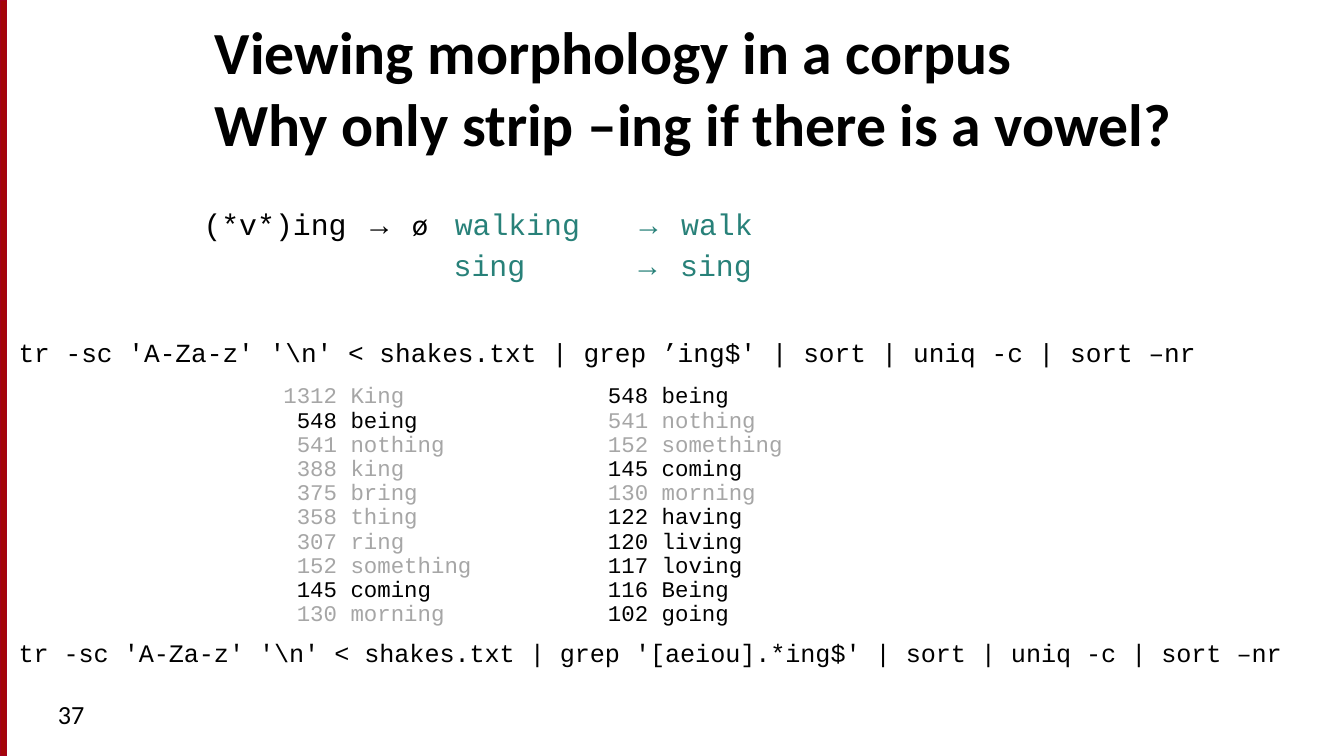
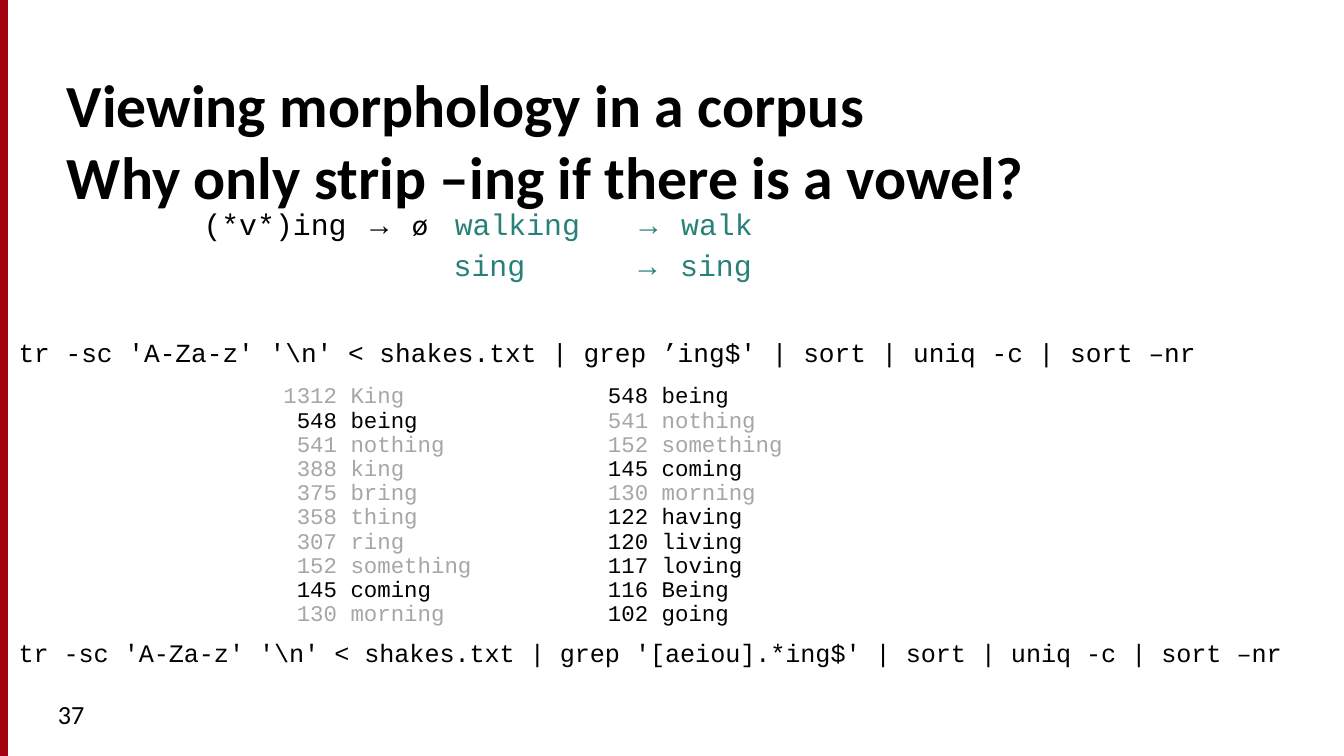
Before and after one commit to motazsaad/NLP-ICTS6361, a slide deck: slide 37 of textbooks/Speech and Language Processing/chapters/2_TextProc.pptx. Drawn at 1344x756 pixels with LibreOffice and Linux fonts; fonts in the diff are those of the drawing. Boxes give left, top, right and bottom in pixels: in the first picture for what was removed or moved away, otherwise in the second. Text is boxed around its words. In the diff, an @@ line names an element or a change of style, - is before the commit and + after.

```diff
--- a/textbooks/Speech and Language Processing/chapters/2_TextProc.pptx
+++ b/textbooks/Speech and Language Processing/chapters/2_TextProc.pptx
@@ text "Viewing morphology in a corpus ..." rewrapped from (215, 32, 1171, 156) to (67, 85, 1023, 214) @@
```
Also in this commit, not shown: 18 other slides changed.
